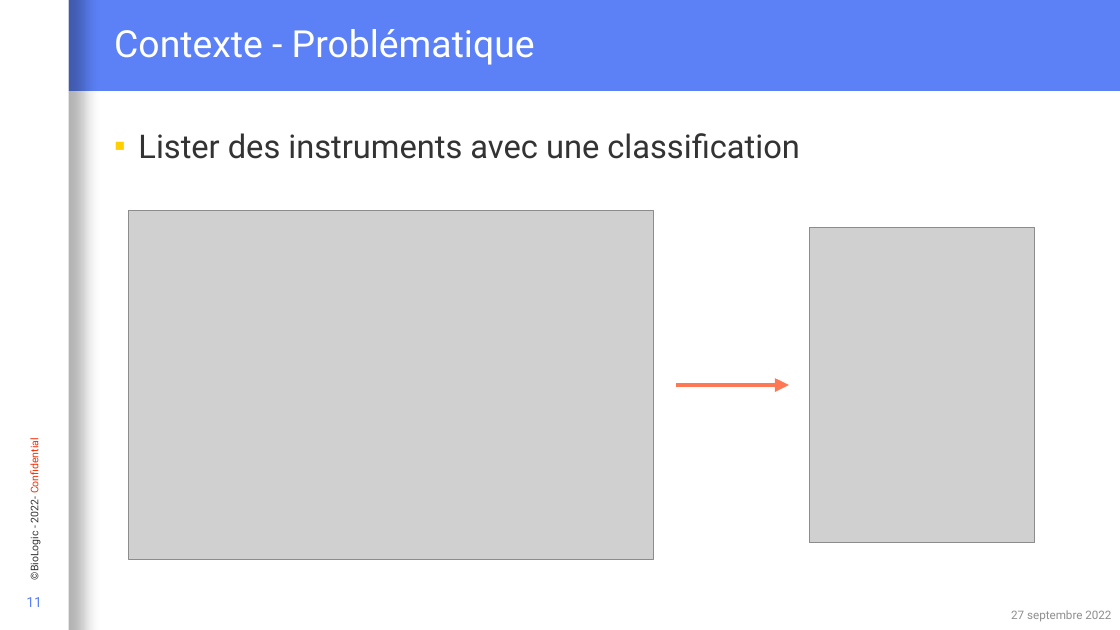
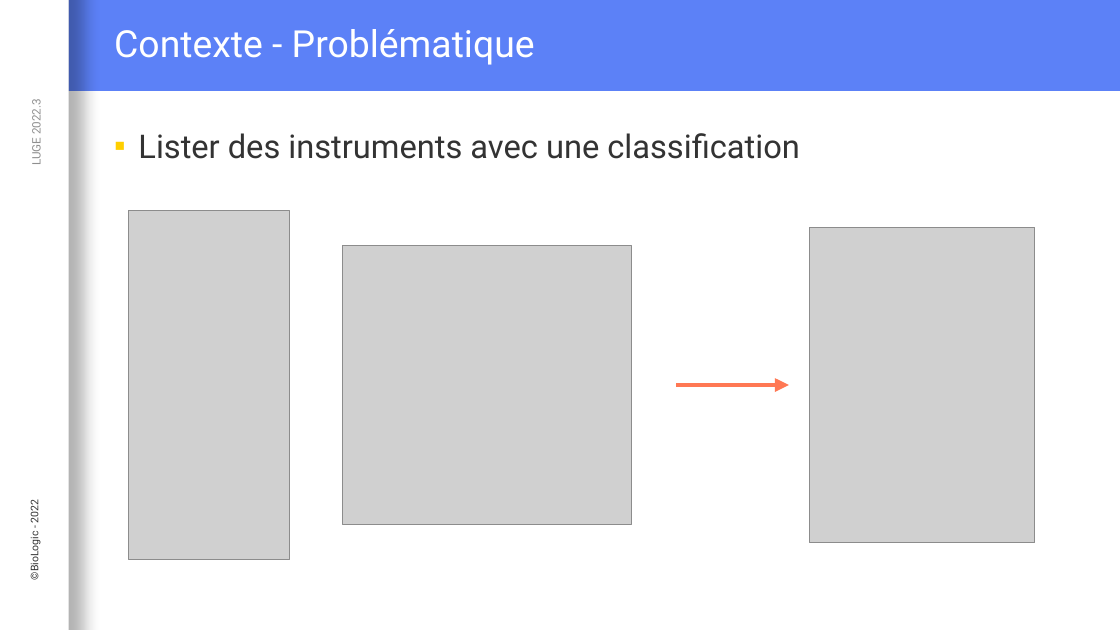
Before and after one commit to Loysse/PostLVUserEvent_Demo, a slide deck: slide 6 of Interaction événementielle entre du code C et LabVIEW.pptx (slide 11 before the commit). Drawn at 1120x630 pixels with LibreOffice and Linux fonts; fonts in the diff are those of the drawing; grey boxes stand for pictures; background and template pictures are left out. Boxes give left, top, right and bottom in pixels: in the first picture for what was removed or moved away, otherwise in the second. Text is boxed around its words. In the diff, an @@ line names an element or a change of style, - is before the commit and + after.

```diff
--- a/Interaction événementielle entre du code C et LabVIEW.pptx
+++ b/Interaction événementielle entre du code C et LabVIEW.pptx
@@ text added at (x1=29, y1=102, x2=44, y2=164), 10 pt, text #909090 @@
+LUGE 2022.3
@@ picture resized from (x1=129, y1=211, x2=654, y2=560) to (x1=129, y1=211, x2=290, y2=560) @@
@@ picture added at (x1=343, y1=245, x2=632, y2=524) @@
@@ text at (x1=27, y1=502, x2=41, y2=579): text changed @@
-©BioLogic - 2022- Confidential
+©BioLogic - 2022
@@ page number removed at (x1=26, y1=597, x2=42, y2=607) @@
-11
@@ text removed at (x1=1011, y1=610, x2=1111, y2=621) @@
-27 septembre 2022
```
Also in this commit, not shown: 27 other slides changed, 7 slides added, 6 slides removed.
